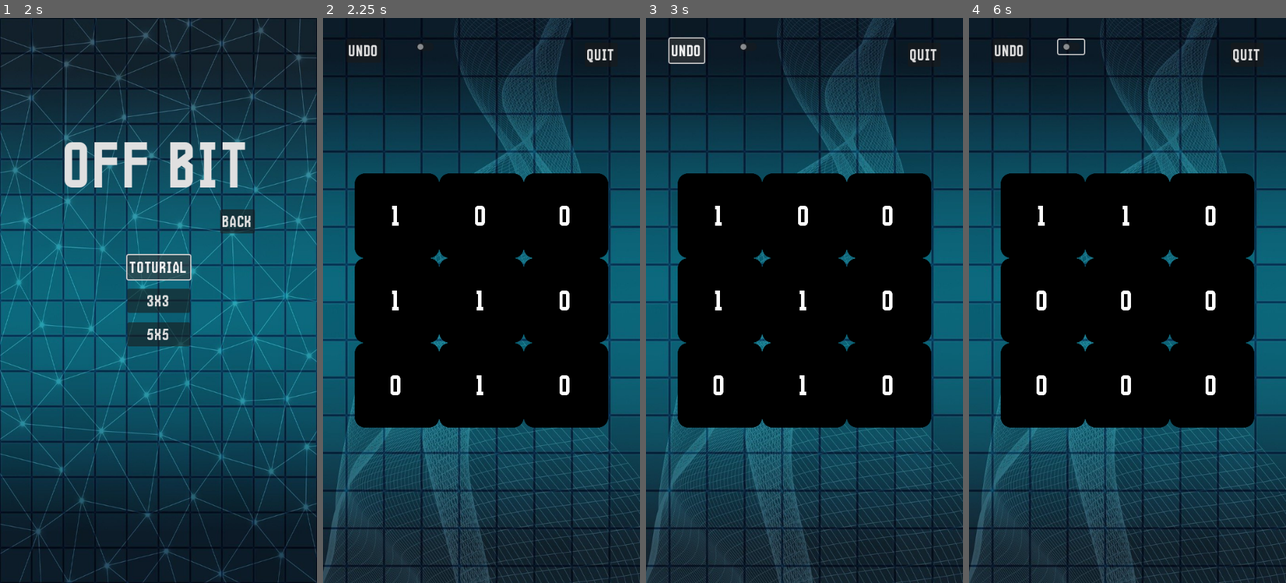
Above: before the commit, frames 1-4 (left to right).
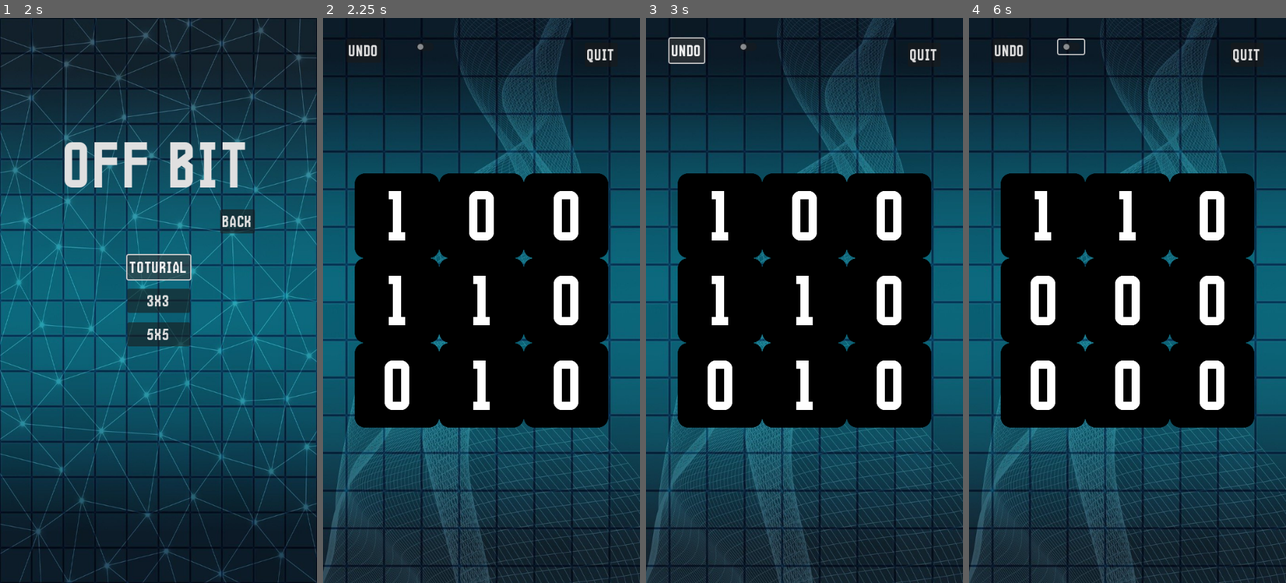
Above: after the commit, the same moments.

Repository: SytonK/off-bit
Game: Godot game, scene res://scenes/UI/menus/main menu/main_menu.tscn
Same seed, same stepped clock (60 frames per second), same inputs: the game is played once before the commit and once after it.
Inputs (mouse positions are in pixels of both pictures, inside the frame that each line leads up to):
- Up to frame 1 (2 s): click "Base mode" at 0.5 s; click "Toturial" at 1.25 s
- Up to frame 2 (2.25 s): click "3x3" at 2 s
- Up to frame 3 (3 s): click "undo" at 2.75 s
- Up to frame 4 (6 s): click (1070, 46) at 3.5 s; tap Enter at 4.25, 5.75 s; drag from (1041, 215) to (1041, 385) at 4.27 s; tap Space at 5 s; drag from (1041, 300) to (1127, 215) at 5.02 s; move the mouse to (1041, 385) at 5.77 s; hold Up (ui_up) from 5.78 s (still down); tap U at 5.85 s; click (1041, 385) at 5.92 s

Frame 1 is identical in both runs. In frame 2, 3.8% of the frame differs, in the area x 19-81%, y 30-70%; in frame 3, 3.8%; in frame 4, 4.4%.

Commit message:
ui/number font size

Diff:
--- a/scenes/cell/cell.tscn
+++ b/scenes/cell/cell.tscn
@@ -18,13 +18,13 @@
 anchor_top = 0.5
 anchor_right = 0.5
 anchor_bottom = 0.5
-offset_left = -20.0
-offset_top = -11.5
-offset_right = 20.0
-offset_bottom = 11.5
+offset_left = -75.245
+offset_top = -250.0
+offset_right = 124.755
+offset_bottom = 250.0
 grow_horizontal = 2
 grow_vertical = 2
-theme_override_font_sizes/font_size = 200
+theme_override_font_sizes/font_size = 500
 text = "0"
 horizontal_alignment = 1
 vertical_alignment = 1
